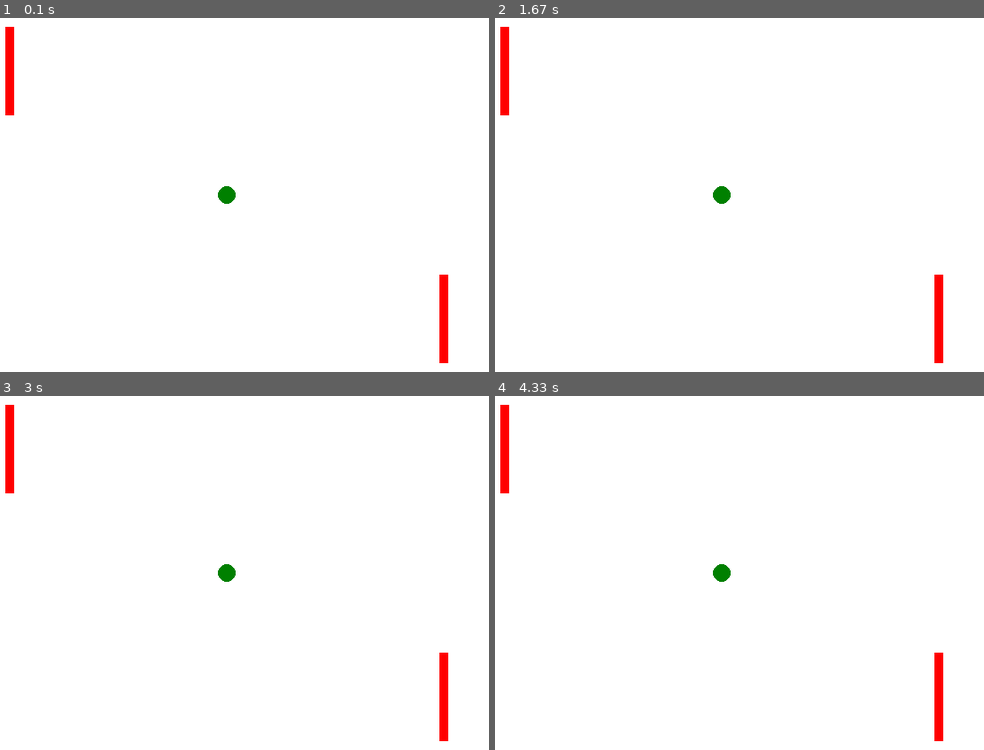
Above: before the commit, frames 1-4 (two rows, left to right).
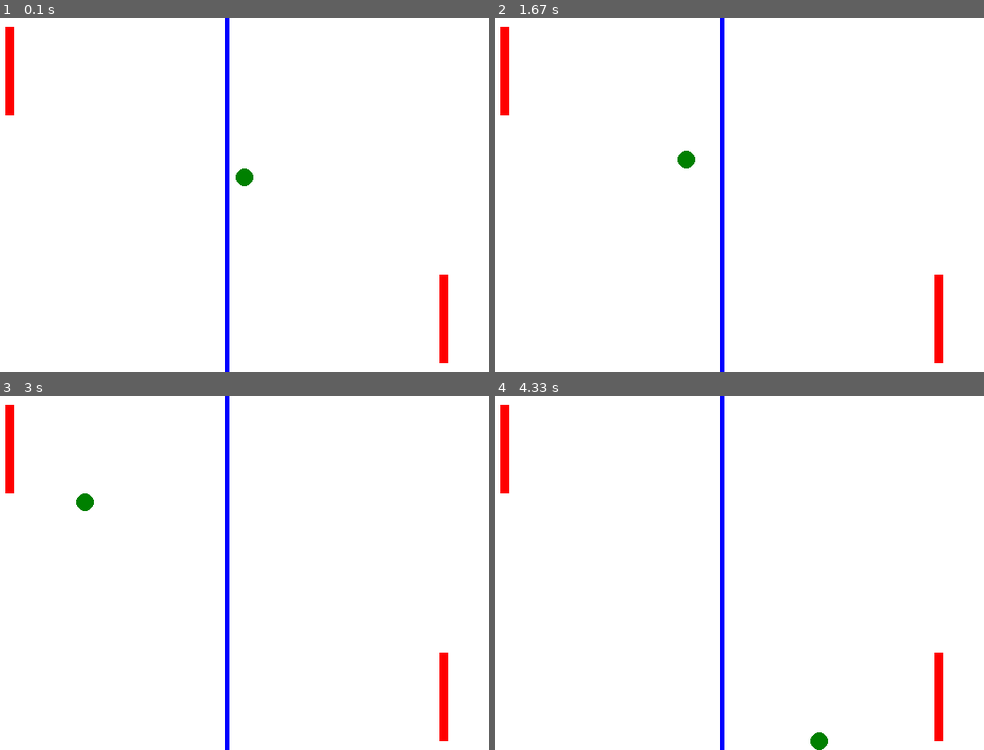
Above: after the commit, the same moments.

Repository: amullins83/pygame_practice
Game: pygame game, started from main.py
Same seed, same stepped clock (60 frames per second), same inputs: the game is played once before the commit and once after it.
Inputs:
- Up to frame 1 (0.1 s): no input
- Up to frame 2 (1.67 s): no input
- Up to frame 3 (3 s): no input
- Up to frame 4 (4.33 s): no input

The runs differ from the first frame. In frame 1, 1.1% of the frame differs, in the area x 44-52%, y 0-100%; in frame 2, 1.1%; in frame 3, 1.1%; in frame 4, 1.1%.

Commit message:
Pong plays itself correctly, but there is no interaction yet.

Diff:
--- a/game_logic.py
+++ b/game_logic.py
@@ -26,7 +26,7 @@
     def __init__(self, name, pos=PongPos(), size=PongSize(), color=black):
         super(PongObject, self).__init__()
         self.name = name
-        self.pos = pos
+        self.pos = PongPos(pos.x, pos.y)
         self.history = []
         self.size = size
         self.color = color
@@ -42,9 +42,6 @@
 
     def bottom(self):
         return self.pos.y + self.size.height
-
-    def didCollide(self, otherObject, hitDetector):
-        return hitDetector.collision(self, otherObject)
 
 
 class Pad(PongObject):
@@ -63,10 +60,15 @@
     def __init__(self, pos=PongPos()):
         super(Ball, self).__init__("ball", pos, PongSize(Ball.defaultSize, Ball.defaultSize), green)
 
-        # Random initial velocity, don't allow 0, 0
-        self.velocity = PongPos()
-        while self.velocity == PongPos():
-            self.velocity = PongPos(randint(-1, 1), randint(-1, 1))
+        # Randomly choose one of four starting directions
+        self.directions = [(-1, -1), (-1, 1), (1, -1), (1, 1)]
+        self.speed = 10
+        self.restart(pos)
+
+    def restart(self, pos=PongPos()):
+        i = randint(0, 3)
+        self.velocity = PongPos(self.speed*self.directions[i][0], self.speed*self.directions[i][1])
+        self.pos = PongPos(pos.x, pos.y)
 
 
 class PongLogic(object):
@@ -79,7 +81,7 @@
         self.width = width
         self.height = height
 
-        self.ballSize = 20
+        self.ballSize = Ball.defaultSize
         self.ballStart = PongPos((self.width - self.ballSize) / 2,
                                  (self.height - self.ballSize) / 2)
 
@@ -101,23 +103,28 @@
 
     def update(self):
         if self.status == Running:
-            if self.ball.didCollide(self.pad1, self.hitDetector) or self.ball.didCollide(self.pad2, self.hitDetector):
-                self.ball.velocity.x = -self.ball.velocity.x
-
-            if self.hitDetector.didHitYBoundary(self.ball):
-                self.ball.velocity.y = -self.ball.velocity.y
-
             if self.hitDetector.didHitXBoundary(self.ball):
-                if self.ball.pos.x < 20:
+                print("Boundary X Hit")
+                if self.width - self.ball.pos.x <= Ball.defaultSize:
                     self.score[0] += 1
                     if self.score[0] >= self.scoreMax:
                         self.status = Player1Win
+                        print("Player 1 Wins")
                 else:
                     self.score[1] += 1
                     if self.score[1] >= self.scoreMax:
                         self.status = Player2Win
+                        print("Player 2 Wins")
+                print("Player 1: " + str(self.score[0]) + ", Player 2: " + str(self.score[1]))
+                self.ball.restart(self.ballStart)
 
-                self.ball = Ball(self.ballStart)
+            else:
+                if self.hitDetector.collision(self.ball, self.pad1) or self.hitDetector.collision(self.ball, self.pad2):
+                    self.ball.velocity.x = -self.ball.velocity.x
+                    print("Pad Hit")
+                elif self.hitDetector.didHitYBoundary(self.ball):
+                    self.ball.velocity.y = -self.ball.velocity.y
+                    print("Boundary Y Hit")
 
-            self.ball.pos.x += self.ball.velocity.x
-            self.ball.pos.y += self.ball.velocity.y
+                self.ball.pos.x += self.ball.velocity.x
+                self.ball.pos.y += self.ball.velocity.y
--- a/game_ui.py
+++ b/game_ui.py
@@ -9,6 +9,8 @@
 
 
 def draw(screen, logic):
+    pygame.draw.line(screen, blue, [screen.get_width() / 2, 0], [screen.get_width() / 2, screen.get_height()], 5)
+
     for pad in logic.pads:
         pygame.draw.rect(screen, pad.color, [pad.pos.x, pad.pos.y, pad.size.width, pad.size.height])
 
--- a/hitDetection.py
+++ b/hitDetection.py
@@ -11,4 +11,20 @@
         return (thing.pos.y <= self.boundary[0][1]) or ((thing.pos.y + thing.size.height) >= self.boundary[1][1])
 
     def collision(self, thing1, thing2):
-        return False
+        collided = collidedVert = collidedHoriz = False
+        if thing1.left() <= thing2.left():
+            collidedHoriz = thing1.right() >= thing2.left()
+        else:
+            collidedHoriz = thing1.left() <= thing2.right()
+
+        if thing1.top() <= thing2.top():
+            collidedVert = thing1.bottom() >= thing2.top()
+        else:
+            collidedVert = thing1.top() <= thing2.bottom()
+
+        collided = collidedVert and collidedHoriz
+
+        if collided:
+            print(thing1.name + "(" + str(thing1.left()) + ", " + str(thing1.top()) + ") collided with " + thing2.name + "(" + str(thing2.left()) + ", " + str(thing2.top()) + ")")
+
+        return collided
